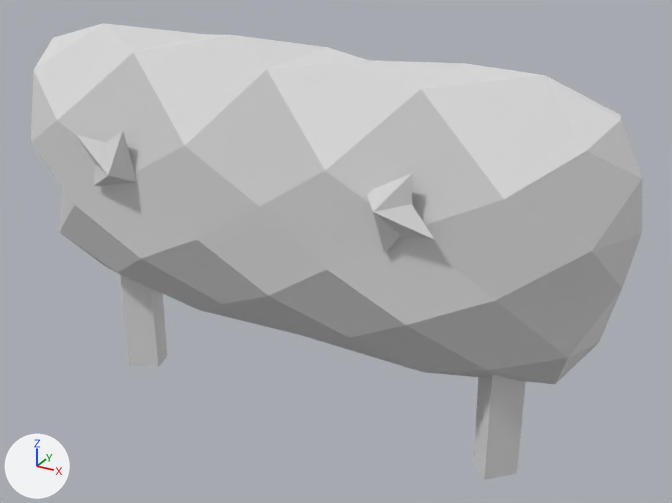
What one commit did to the glTF model public/models/fence-vineyard.glb.
One viewpoint serves both versions: a 50 mm camera at (2.07, -3.44, 2.63) aimed at (0.15, 0.04, 0.89). Lighting does not change. The marker at lower left points along +X, +Y and +Z. Where no turn or scale is listed for an object, it has been applied to the vertices.

In view in the first picture: 'fence-vineyard'.
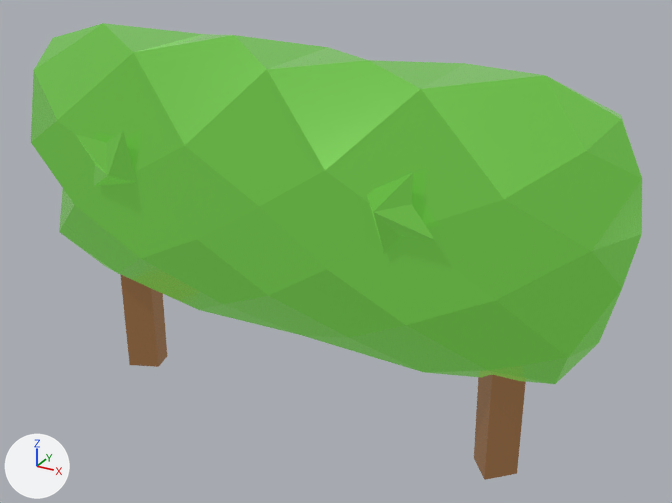
Patch to the scene script:
```diff
--- a/public/models/fence-vineyard.glb.py
+++ b/public/models/fence-vineyard.glb.py
@@ img_base @@
+img_base = load_image('base', '_unpacked/base', 1024, 1024, 'sRGB')
@@ mat_lowpoly_colors_001 @@
+mat_lowpoly_colors_001 = bpy.data.materials.new('LOWPOLY-COLORS.001')
+# uses the picture img_base
@@ me_fence_vineyard @@
 me_fence_vineyard.from_pydata(...)  # 121 vertices, 214 faces; spans x -1.52..1.51, y -0.47..0.42, z 0.0..1.85
-me_fence_vineyard.materials.append(mat_lowpoly_colors)  # white #e7e7e7
+me_fence_vineyard.materials.append(mat_lowpoly_colors_001)
```

Boxes (x1, y1, x2, y2) around the edits, measured in the pictures (672 x 503 px):
'fence-vineyard', recoloured (grey to green)
    both: (31, 23, 642, 480)
